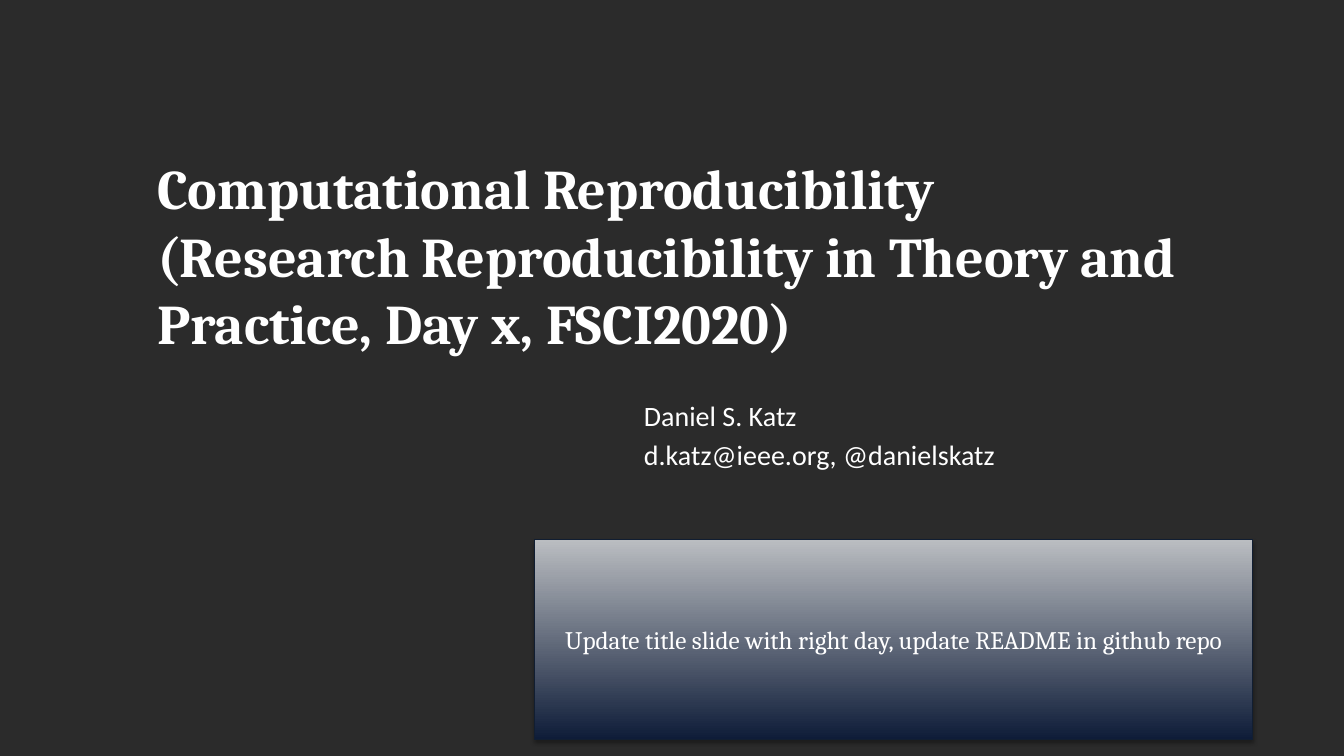
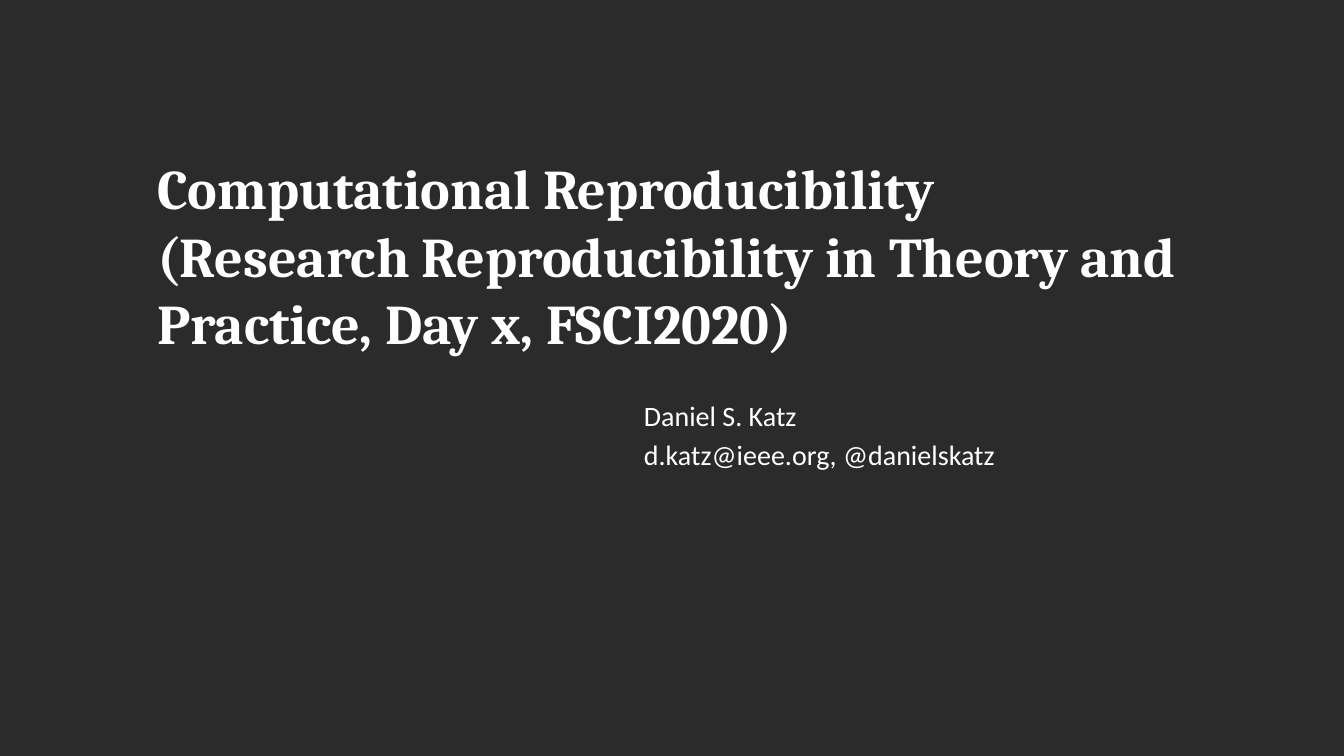
Before and after one commit to danielskatz/repro-fdtd1d, a slide deck: slide 1 of Computational_Reproducibility.pptx. Drawn at 1344x756 pixels with LibreOffice and Linux fonts; fonts in the diff are those of the drawing; background and template pictures are left out; a plain dark background stands for a picture behind light text. Boxes give left, top, right and bottom in pixels: in the first picture for what was removed or moved away, otherwise in the second. Text is boxed around its words. In the diff, an @@ line names an element or a change of style, - is before the commit and + after.

Commit message:
fixing title slide

```diff
--- a/Computational_Reproducibility.pptx
+++ b/Computational_Reproducibility.pptx
@@ rectangle removed at [534,540,1252,740] @@
-Update title slide with right day, update README in github repo
```
